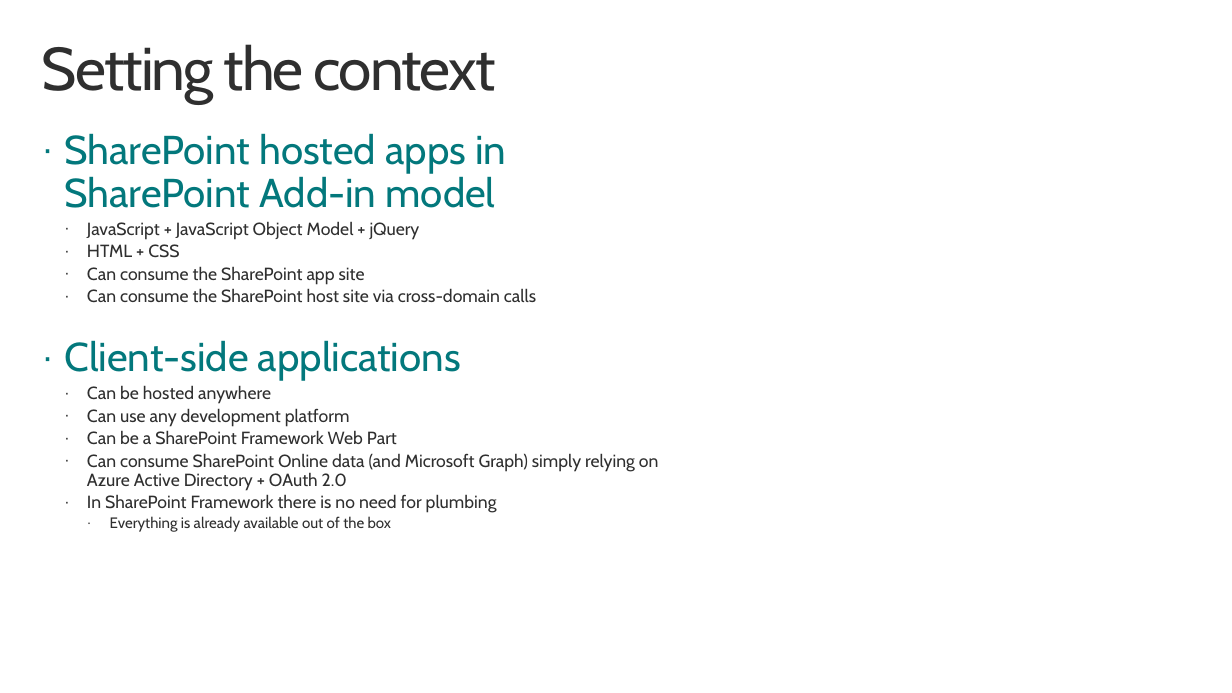
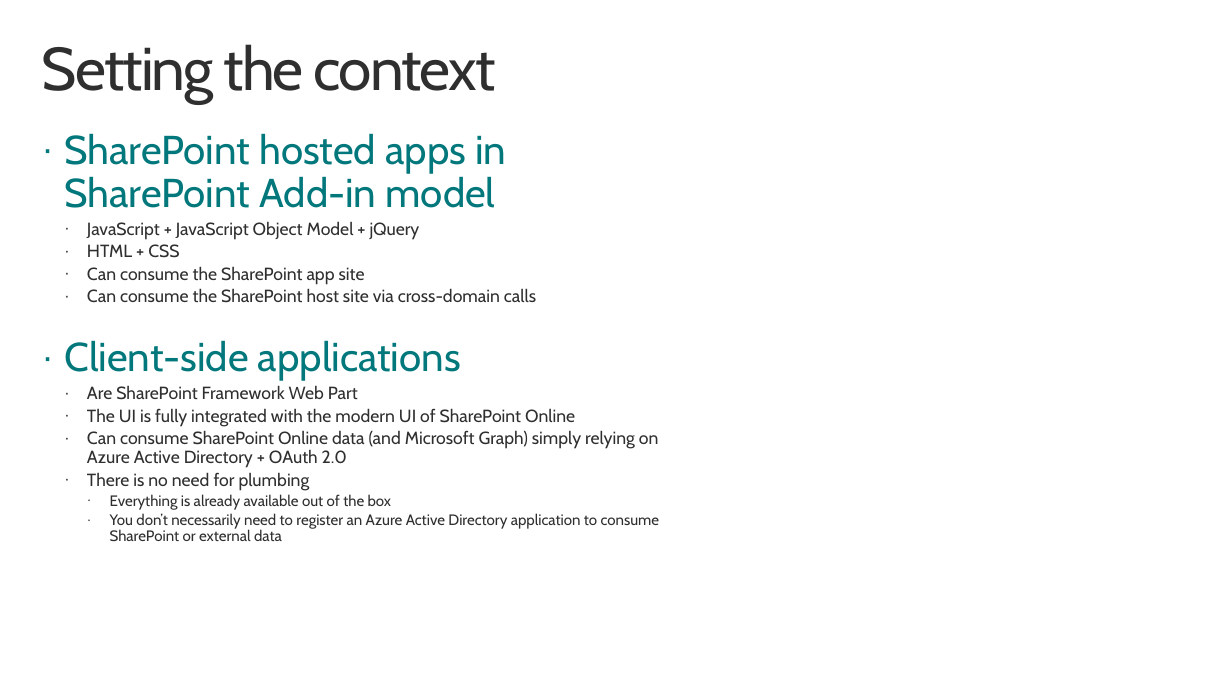
Before and after one commit to pnp/addin-transformation-guidance, a slide deck: slide 2 of presentations/From-SharePoint-Hosted-to-Client-Side.pptx. Drawn at 1232x693 pixels with LibreOffice and Linux fonts; fonts in the diff are those of the drawing; background and template pictures are left out. Boxes give left, top, right and bottom in pixels: in the first picture for what was removed or moved away, otherwise in the second. Text is boxed around its words. In the diff, an @@ line names an element or a change of style, - is before the commit and + after.

```diff
--- a/presentations/From-SharePoint-Hosted-to-Client-Side.pptx
+++ b/presentations/From-SharePoint-Hosted-to-Client-Side.pptx
@@ text at [87, 385, 575, 426]: text changed @@
-  · Can be hosted anywhere
-  · Can use any development platform
-  · Can be a SharePoint Framework Web Part
+  · Are SharePoint Framework Web Part
+  · The UI is fully integrated with the modern UI of SharePoint Online
@@ text at [87, 472, 310, 490]: text changed @@
-  · In SharePoint Framework there is no need for plumbing
+  · There is no need for plumbing
@@ text at [110, 513, 660, 541]: paragraph added @@
+    · You don’t necessarily need to register an Azure Active Directory application to consume SharePoint or external data
```
Also in this commit, not shown: 2 other slides changed, 3 other files.
